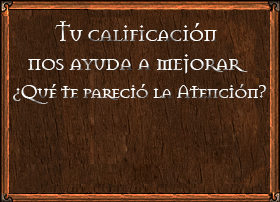
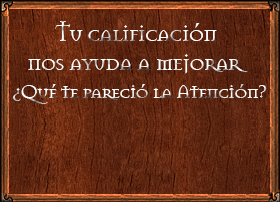
Comparing the layer stacks of the two 280 × 202 images. Changes:
painted on "Capa 12" over (9, 9, 270, 194)
added layer "Capa 13" over (9, 9, 270, 194)
